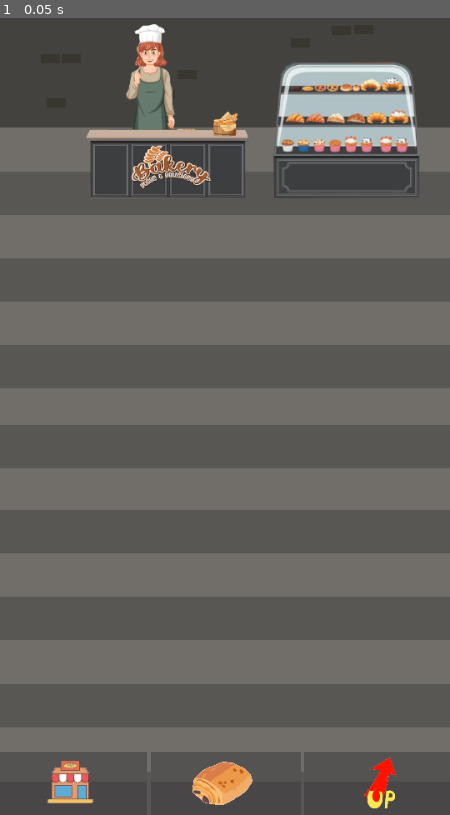
Above: before the commit, frame 1.
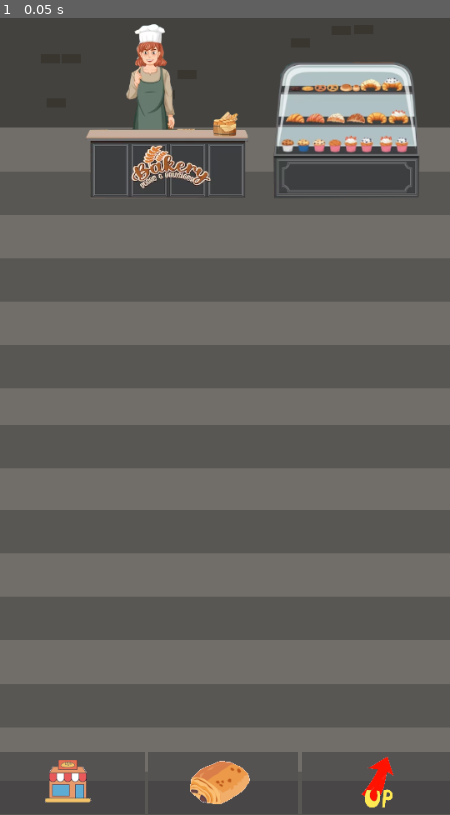
Above: after the commit, the same moment.

Repository: christophechr/EpitechGameJam-1
Game: Godot game, scene res://Scene/world.tscn
Two runs of this game, one before a commit and one after it. Both use one fixed random seed, a clock stepped at 60 frames per second and the inputs below. The project has no main scene, so this scene is started directly.
Inputs:
- Up to frame 1 (0.05 s): no input

The runs differ from the first frame. In frame 1, 0.7% of the frame differs, in the area x 10-88%, y 92-100%.

Commit message:
erika add button

Diff:
--- a/choco_clicker/Scene/world.tscn
+++ b/choco_clicker/Scene/world.tscn
@@ -1,16 +1,31 @@
-[gd_scene load_steps=3 format=3 uid="uid://lswyqs3s8sx5"]
+[gd_scene load_steps=4 format=3 uid="uid://lswyqs3s8sx5"]
 
 [ext_resource type="PackedScene" uid="uid://bjjxpqcf4gsap" path="res://Scene/BottomBar.tscn" id="1_c6gte"]
+[ext_resource type="Script" path="res://Script/world.gd" id="1_r8bp6"]
 [ext_resource type="Texture2D" uid="uid://j274vub14bbq" path="res://Assets/back.png" id="2_n2vy4"]
 
 [node name="World" type="Node2D"]
+script = ExtResource("1_r8bp6")
 
 [node name="Back" type="Sprite2D" parent="."]
 position = Vector2(270, 480)
 texture = ExtResource("2_n2vy4")
 
 [node name="BottomBar" parent="." instance=ExtResource("1_c6gte")]
-offset_left = -3.0
-offset_top = 885.0
-offset_right = 545.0
-offset_bottom = 960.0
+offset_left = -6.0
+offset_top = 884.0
+offset_right = 554.0
+offset_bottom = 959.0
+
+[node name="Left" type="TextureButton" parent="BottomBar"]
+layout_mode = 2
+
+[node name="Center" type="TextureButton" parent="BottomBar"]
+layout_mode = 2
+
+[node name="Right" type="TextureButton" parent="BottomBar"]
+layout_mode = 2
+
+[connection signal="button_up" from="BottomBar/Left" to="." method="_on_left_button_up"]
+[connection signal="button_up" from="BottomBar/Center" to="." method="_on_center_button_up"]
+[connection signal="button_up" from="BottomBar/Right" to="." method="_on_right_button_up"]
--- /dev/null
+++ b/choco_clicker/Script/world.gd
@@ -0,0 +1,22 @@
+extends Node2D
+
+
+# Called when the node enters the scene tree for the first time.
+func _ready():
+	pass # Replace with function body.
+
+# Called every frame. 'delta' is the elapsed time since the previous frame.
+func _process(delta):
+	pass
+
+
+func _on_left_button_up():
+	pass # Replace with function body.
+
+
+func _on_center_button_up():
+	pass # Replace with function body.
+
+
+func _on_right_button_up():
+	pass # Replace with function body.
